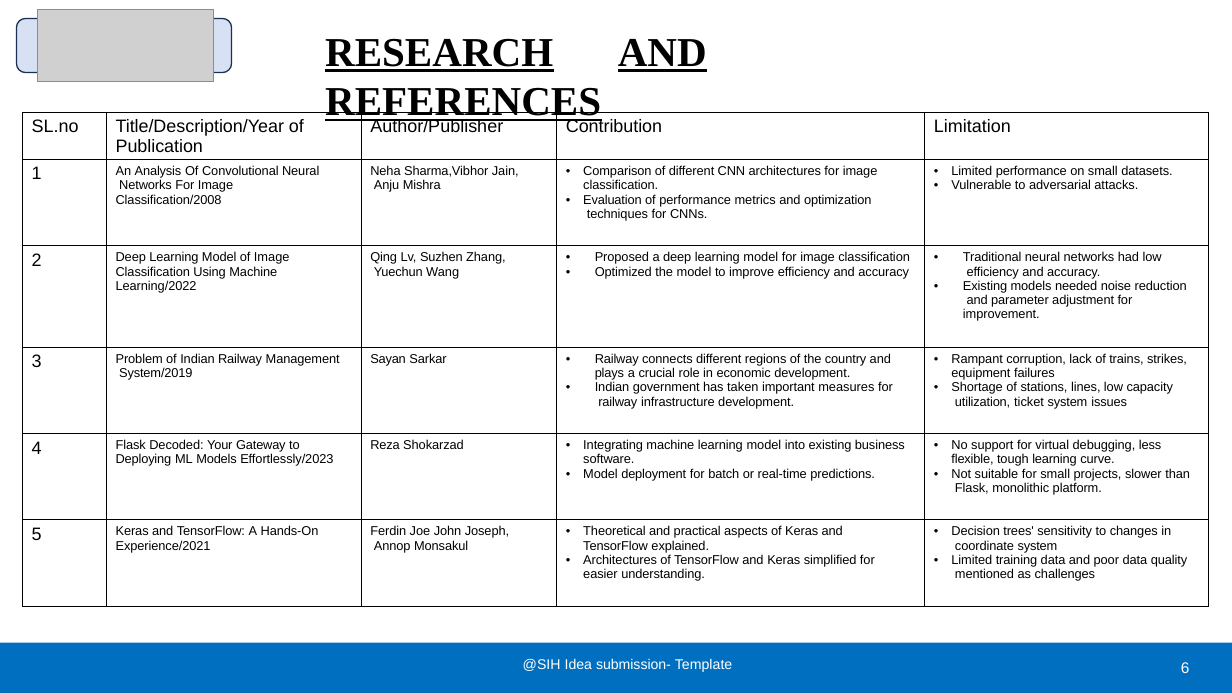
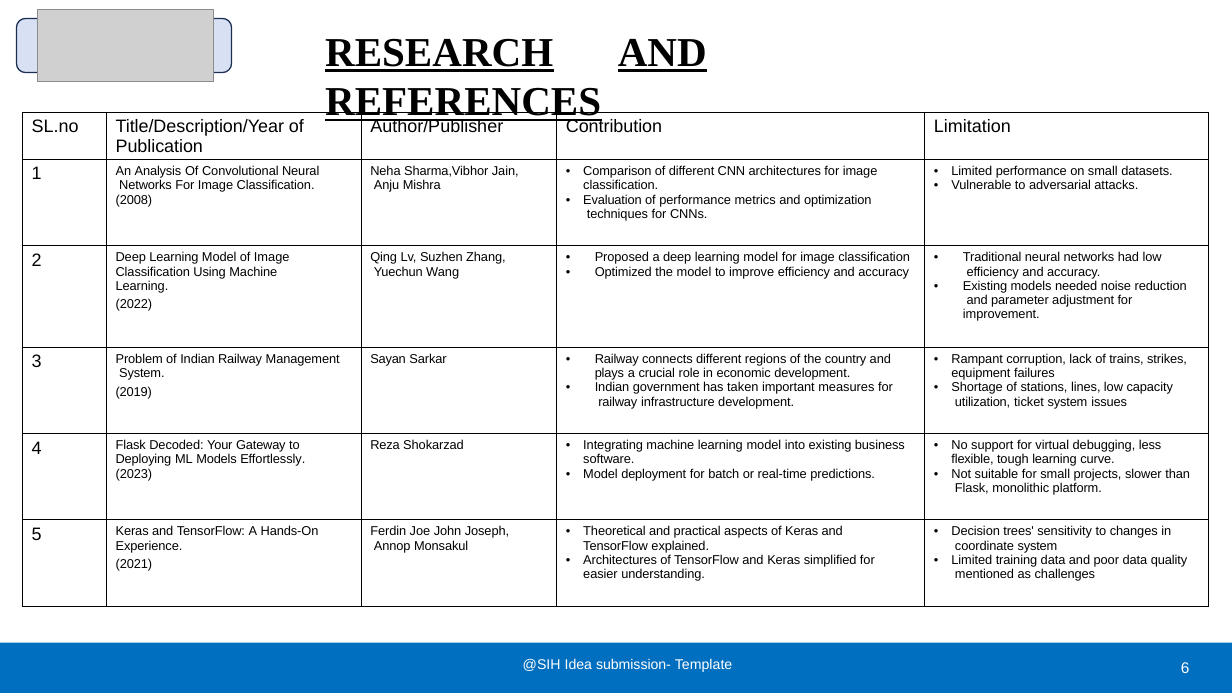
Before and after one commit to Arceus1916/backdop_RM, a slide deck: slide 6 of SIH_final_railmadad[1].pptx. Drawn at 1232x693 pixels with LibreOffice and Linux fonts; fonts in the diff are those of the drawing; grey boxes stand for pictures; background and template pictures are left out. Boxes give left, top, right and bottom in pixels: in the first picture for what was removed or moved away, otherwise in the second. Text is boxed around its words. In the diff, an @@ line names an element or a change of style, - is before the commit and + after.

```diff
--- a/SIH_final_railmadad[1].pptx
+++ b/SIH_final_railmadad[1].pptx
@@ table at box(22, 113, 1209, 606) @@
-row 2, column 2: An Analysis Of Convolutional Neural Networks For Image Classification/2008
+row 2, column 2: An Analysis Of Convolutional Neural Networks For Image Classification. (2008)
-row 3, column 2: Deep Learning Model of Image Classification Using Machine Learning/2022
+row 3, column 2: Deep Learning Model of Image Classification Using Machine Learning. / (2022)
-row 4, column 2: Problem of Indian Railway Management System/2019
+row 4, column 2: Problem of Indian Railway Management System. / (2019)
-row 5, column 2: Flask Decoded: Your Gateway to / Deploying ML Models Effortlessly/2023
+row 5, column 2: Flask Decoded: Your Gateway to / Deploying ML Models Effortlessly. / (2023)
-row 6, column 2: Keras and TensorFlow: A Hands-On Experience/2021
+row 6, column 2: Keras and TensorFlow: A Hands-On Experience. / (2021)
```
Also in this commit, not shown: 4 other files.
